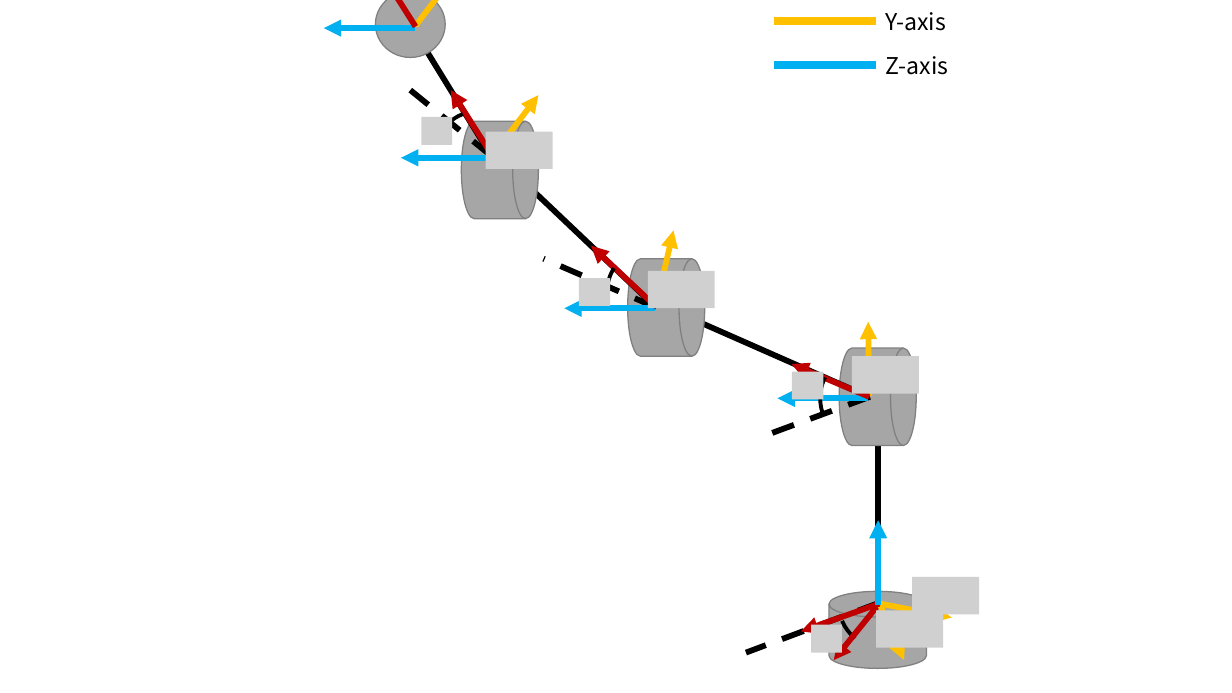
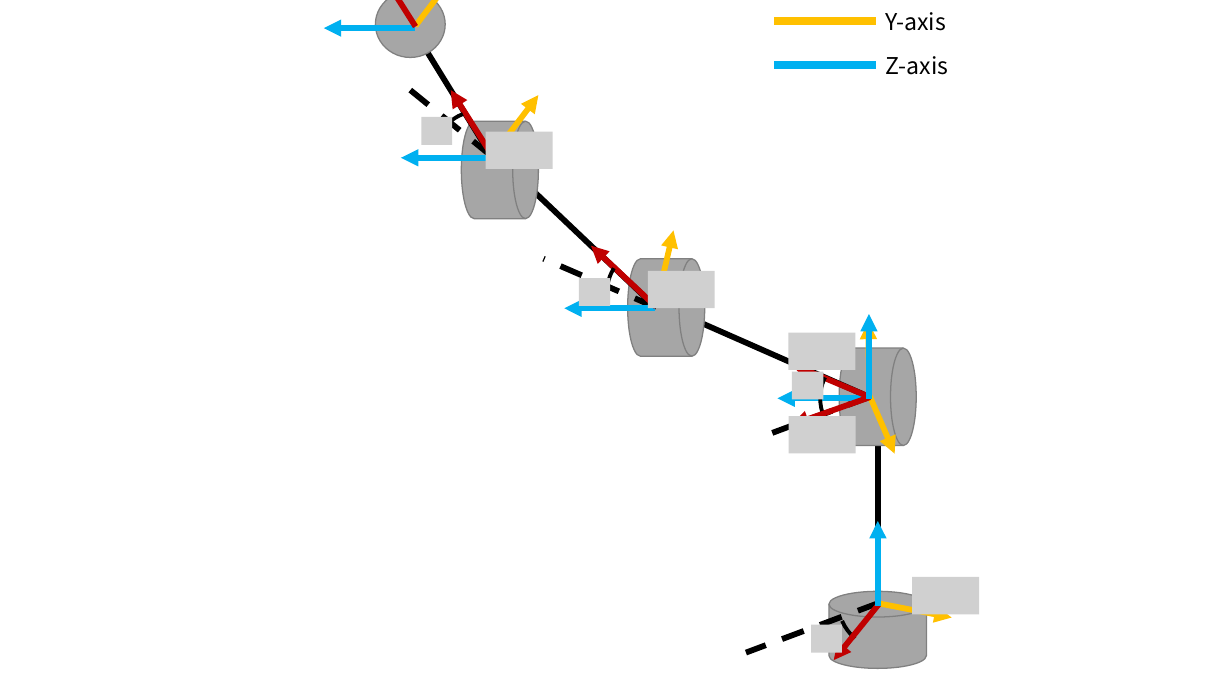
Before and after one commit to DGIRobo/DGIST-MECH401-RobotDynamics, a slide deck: slide 10 of Part2_ForwardKinematics/Manipulator Coordinate Setting.pptx. Drawn at 1232x693 pixels with LibreOffice and Linux fonts; fonts in the diff are those of the drawing; grey boxes stand for pictures; background and template pictures are left out. Boxes give left, top, right and bottom in pixels: in the first picture for what was removed or moved away, otherwise in the second. Text is boxed around its words. In the diff, an @@ line names an element or a change of style, - is before the commit and + after.

```diff
--- a/Part2_ForwardKinematics/Manipulator Coordinate Setting.pptx
+++ b/Part2_ForwardKinematics/Manipulator Coordinate Setting.pptx
@@ arrow moved from (879, 605) - (879, 520) to (869, 399) - (869, 314) @@
@@ picture added at box(788, 333, 855, 370) @@
@@ picture removed at box(852, 357, 919, 394) @@
@@ picture added at box(789, 416, 856, 453) @@
@@ arrow moved from (880, 604) - (801, 631) to (870, 397) - (792, 425) @@
@@ arrow moved from (880, 604) - (904, 660) to (870, 396) - (895, 454) @@
@@ picture removed at box(876, 611, 943, 648) @@
```
Also in this commit, not shown: 1 other slide changed, 44 other files.
